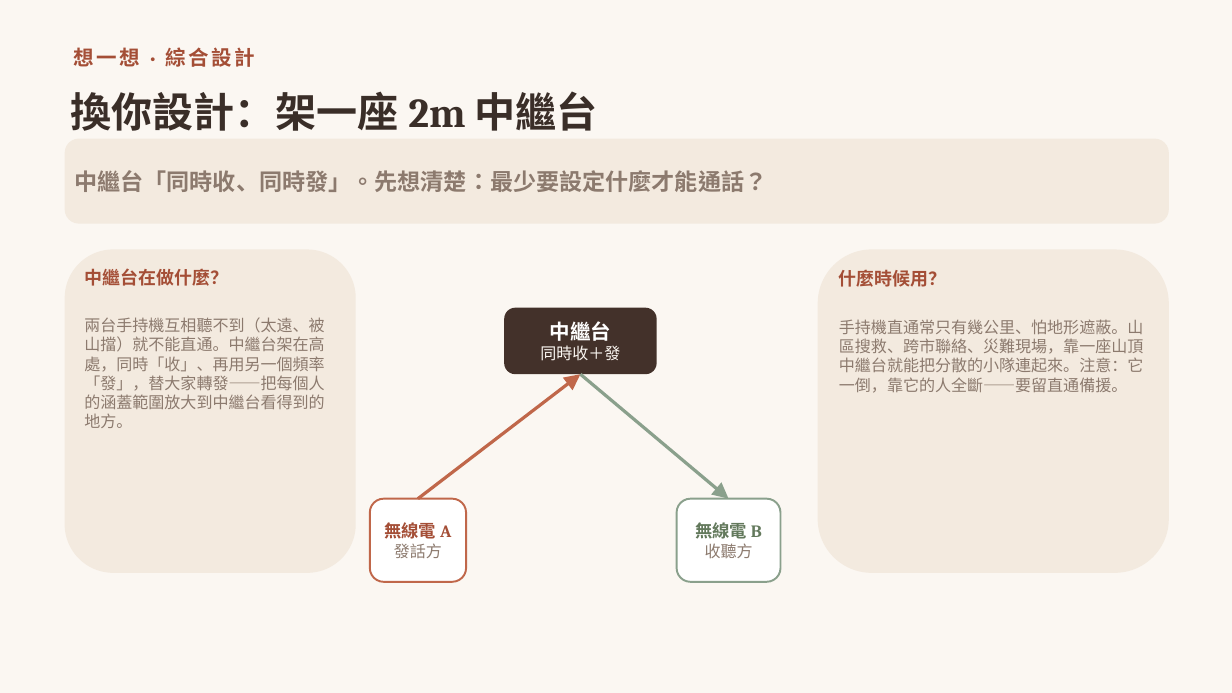
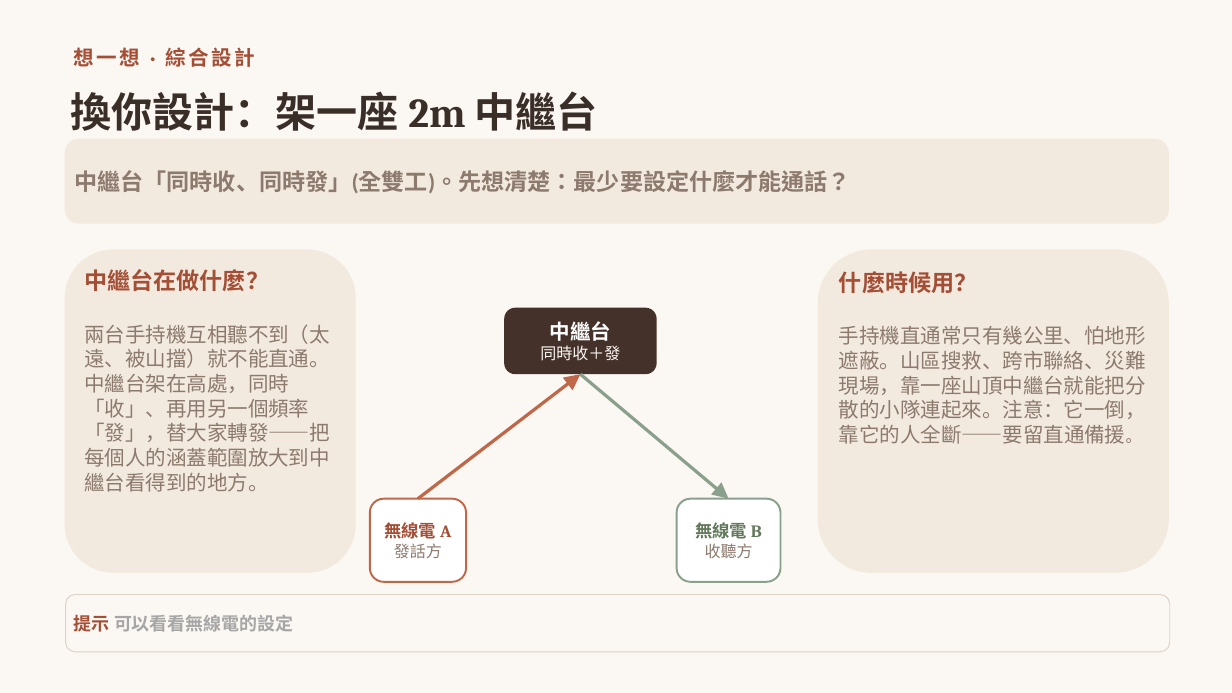
Before and after one commit to winson3QQ/Radio-Advanced, a slide deck: slide 37 of 投影片/進階無線電_第一節_課程投影片.pptx. Drawn at 1232x693 pixels with LibreOffice and Linux fonts; fonts in the diff are those of the drawing. Boxes give left, top, right and bottom in pixels: in the first picture for what was removed or moved away, otherwise in the second. Text is boxed around its words. In the diff, an @@ line names an element or a change of style, - is before the commit and + after.

```diff
--- a/投影片/進階無線電_第一節_課程投影片.pptx
+++ b/投影片/進階無線電_第一節_課程投影片.pptx
@@ text in rounded rectangle at (74,170,851,193): text changed @@
-中繼台「同時收、同時發」。先想清楚：最少要設定什麼才能通話？
+中繼台「同時收、同時發」(全雙工)。先想清楚：最少要設定什麼才能通話？
@@ rounded rectangle "中繼台在做什麼？" at (65,250,356,573): size 14 to 18 pt, font Cambria to Noto Sans CJK SC in "中繼台在做什麼？"; size 12.5 to 16 pt @@
@@ rounded rectangle "什麼時候用？" at (818,250,1169,573): size 14 to 18 pt, font Cambria to Noto Sans CJK SC in "什麼時候用？"; size 12.5 to 16 pt @@
@@ rounded rectangle added at (66,594,1170,652), fill #FBF7F2, outline #DDD2C6 0.75 pt, 14 pt, text #A6A6A6, bold @@
+提示 可以看看無線電的設定
```
Also in this commit, not shown: 4 other slides changed.
